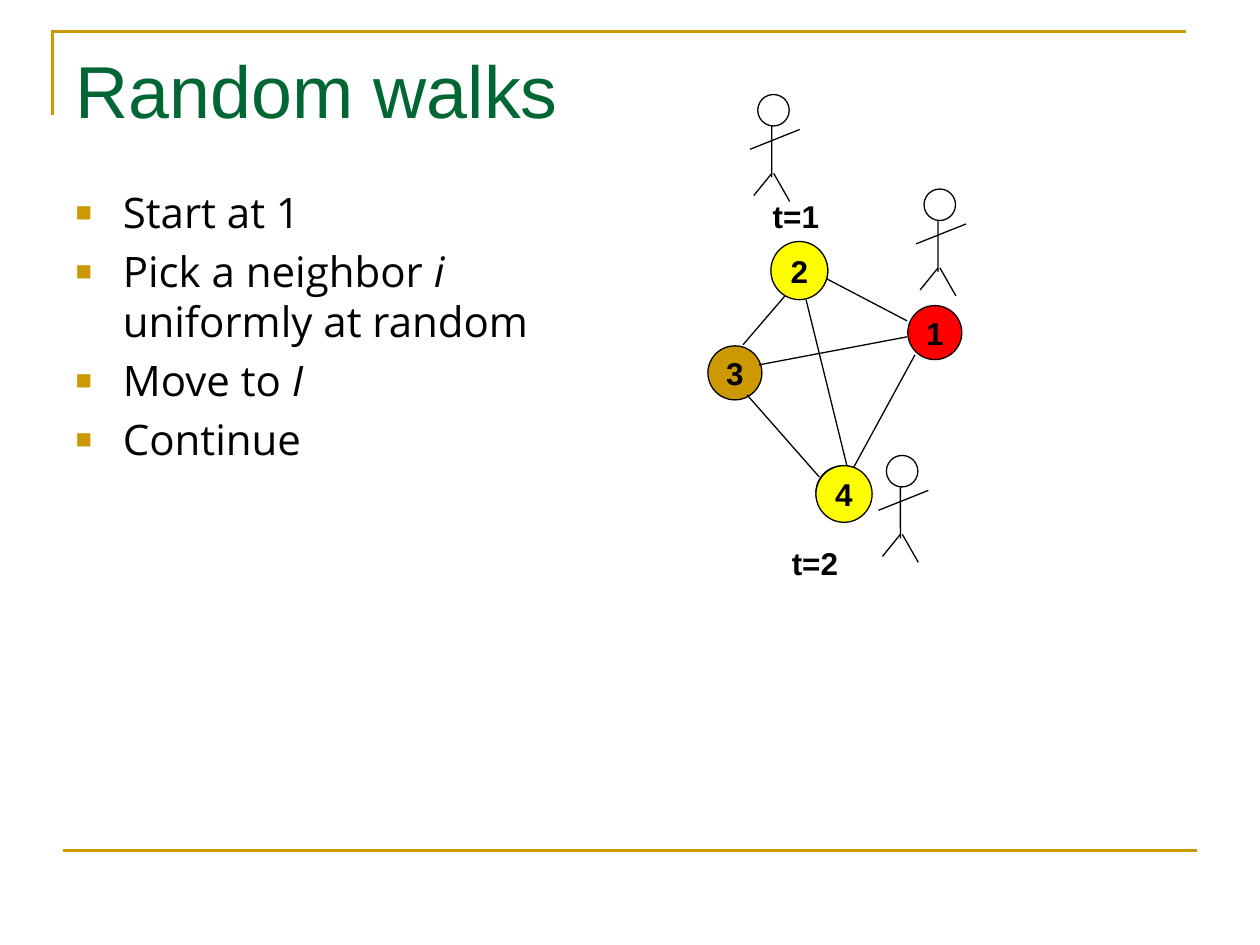
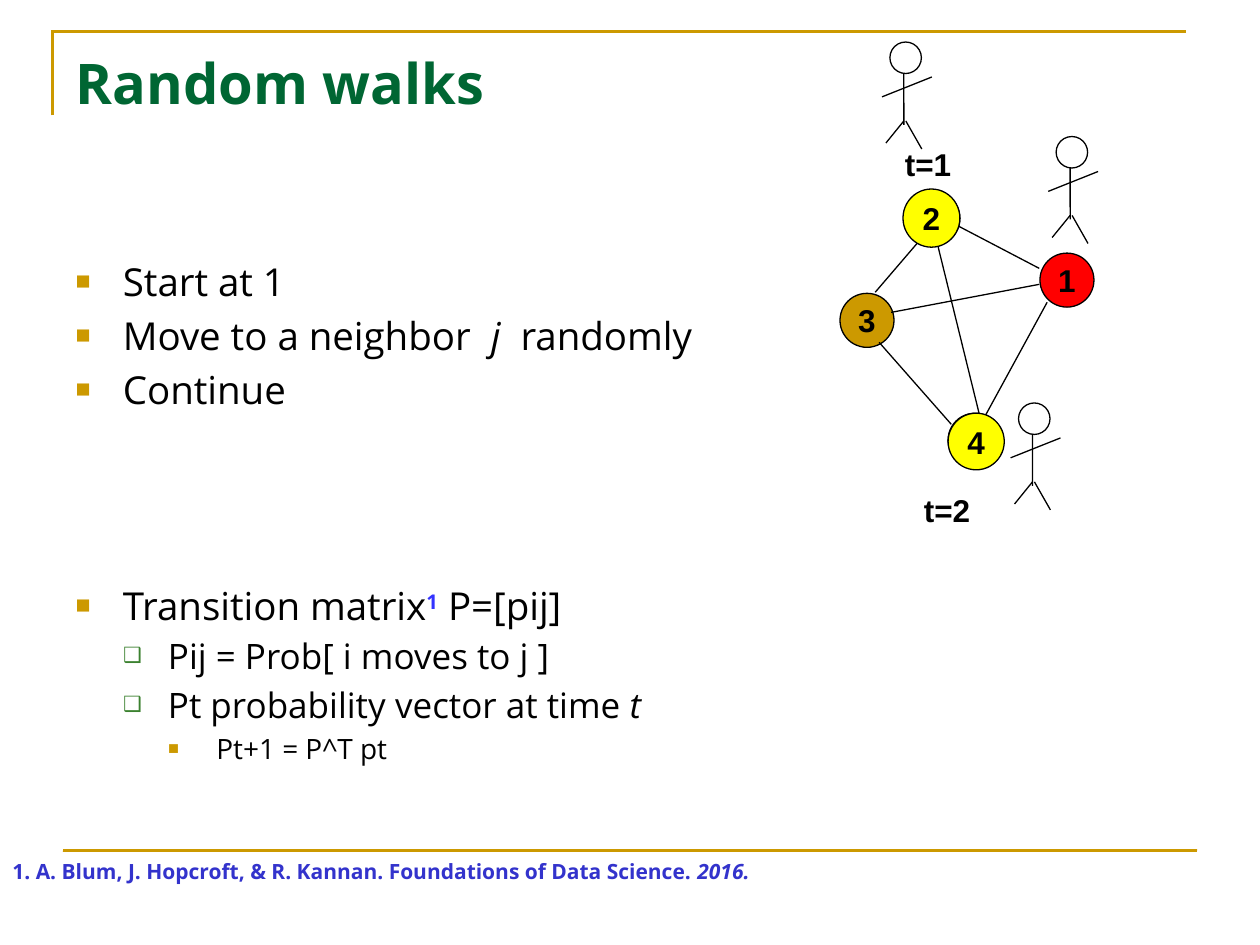
Before and after one commit to HuanSGT/rw-dir-prox, a slide deck: slide 5 of Random Walk based Proximity Measures in Directed Graphs.pptx. Drawn at 1260x945 pixels with LibreOffice and Linux fonts; fonts in the diff are those of the drawing. Boxes give left, top, right and bottom in pixels: in the first picture for what was removed or moved away, otherwise in the second. Text is boxed around its words. In the diff, an @@ line names an element or a change of style, - is before the commit and + after.

```diff
--- a/Random Walk based Proximity Measures in Directed Graphs.pptx
+++ b/Random Walk based Proximity Measures in Directed Graphs.pptx
@@ title "Random walks" at (76,61,484,105): size 42 to 32 pt, font Arial to Open Sans, bold on @@
@@ 2 lines, 1 ellipse: place and size @@
-2 lines, 1 ellipse at (753,174,961,466)
+2 lines, 1 ellipse at (886,121,1094,415)
@@ 3 ellipses, 3 lines: place and size @@
-3 ellipses, 3 lines at (708,244,917,486)
+3 ellipses, 3 lines at (840,192,1050,435)
@@ 10 lines, 4 ellipses, 2 texts: place and size @@
-10 lines, 4 ellipses, 2 texts at (750,126,966,576)
+10 lines, 4 ellipses, 2 texts at (882,73,1099,523)
@@ text "Start at 1": place and size @@
-text "Start at 1" at (123,197,528,456)
+text "Start at 1" at (123,268,692,766)
@@ text at (123,268,286,405): size 24 to 22 pt in "Start at 1", "Continue" @@
@@ text at (123,320,692,360): text changed; size 24 to 22 pt @@
-■ Pick a neighbor i uniformly at random
-■ Move to I
+■ Move to a neighbor j randomly
@@ 3 lines, 1 ellipse: place and size @@
-3 lines, 1 ellipse at (743,94,937,510)
+3 lines, 1 ellipse at (876,42,1070,457)
@@ text at (123,591,641,766): paragraphs added @@
+■ Transition matrix1 P=[pij]
+  ❑ Pij = Prob[ i moves to j ]
+  ❑ Pt probability vector at time t
+    ■ Pt+1 = P^T pt
@@ text added at (12,863,749,884), 12 pt, text #3333CC, bold @@
+1. A. Blum, J. Hopcroft, & R. Kannan. Foundations of Data Science. 2016.
```
Also in this commit, not shown: 1 slide removed, 1 other file.
